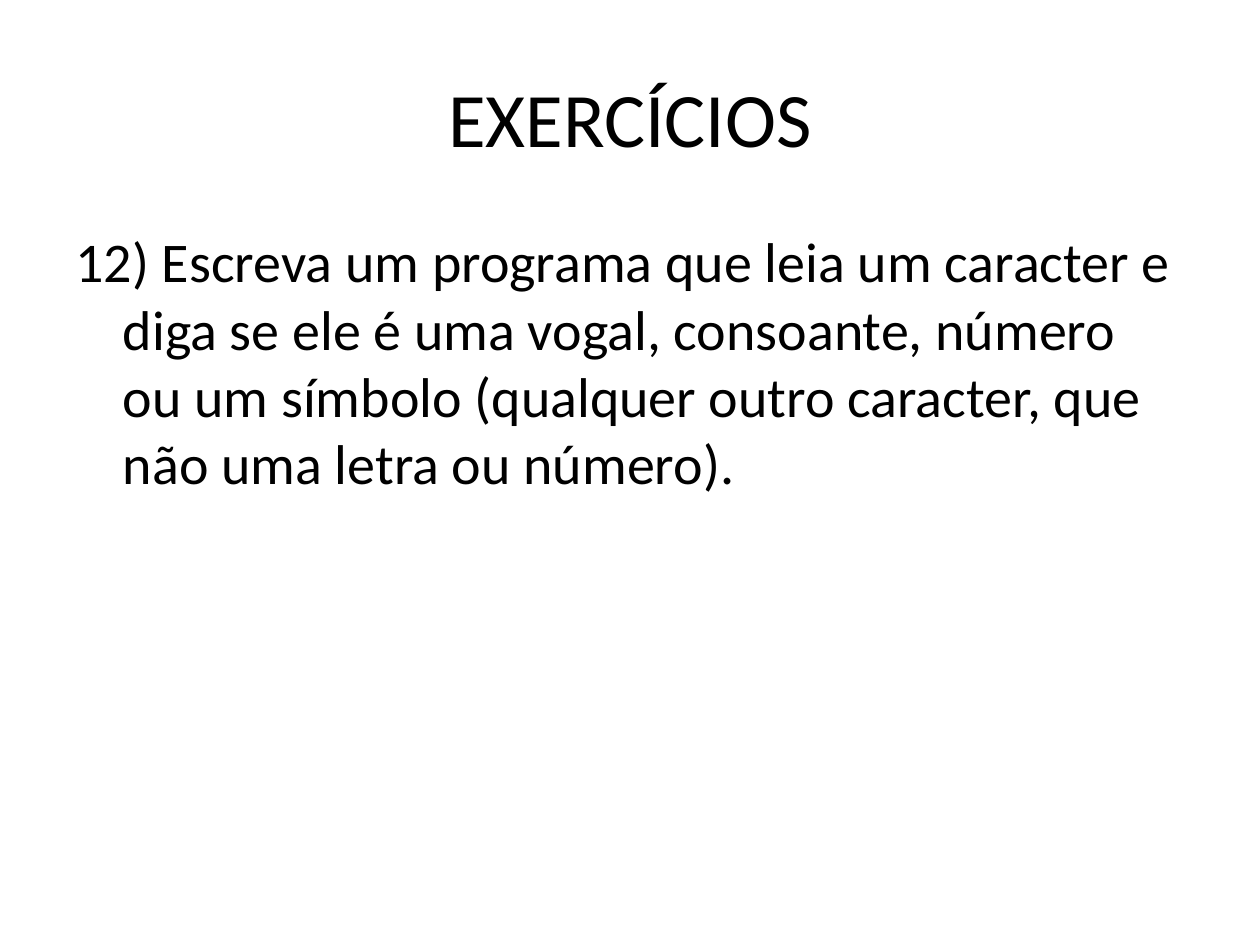
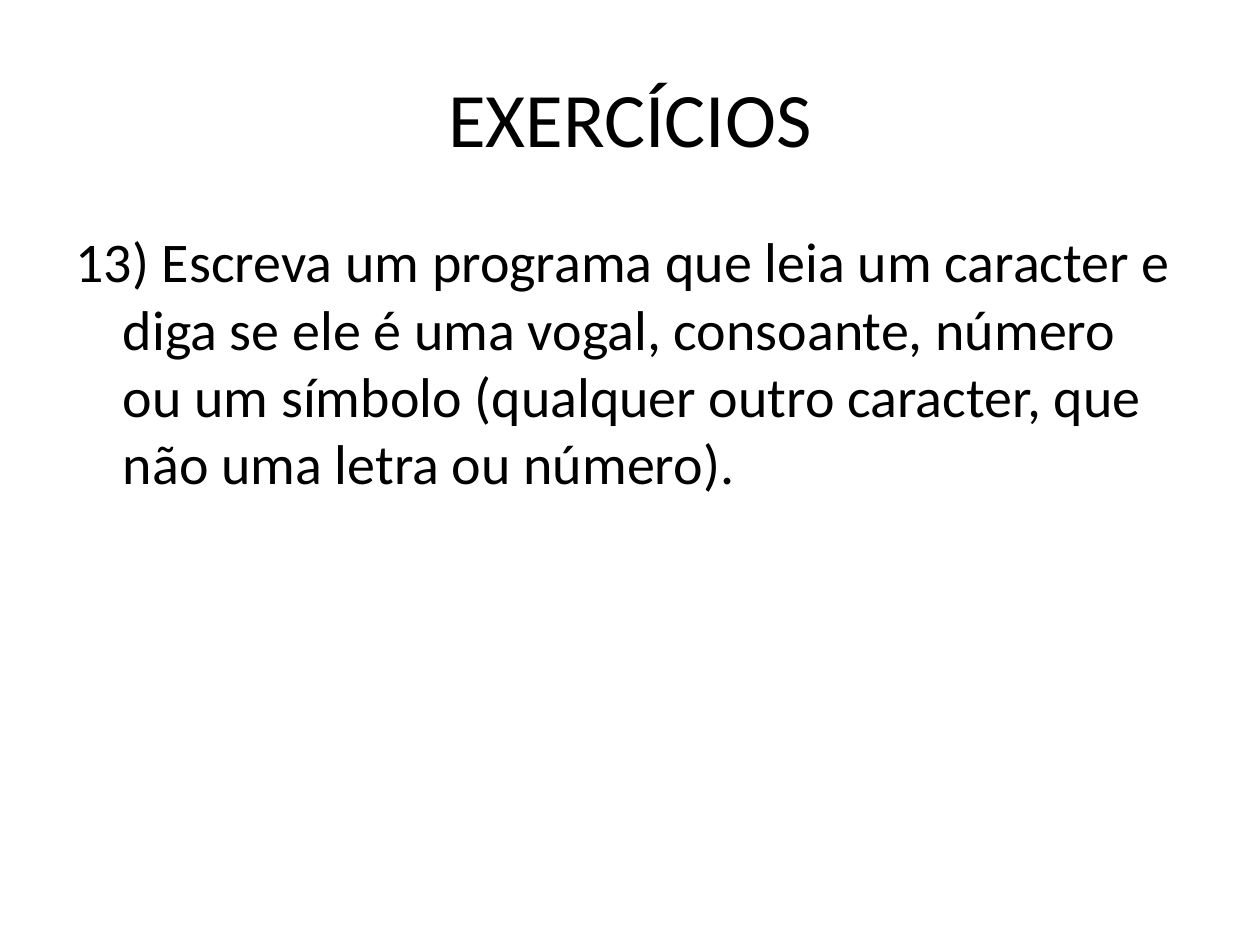
Before and after one commit to ViniciusRodrigues0078/AtividadesVisualG, a slide deck: slide 15 of EXERCÍCIOS_aula_10.pptx. Drawn at 1260x945 pixels with LibreOffice and Linux fonts; fonts in the diff are those of the drawing. Boxes give left, top, right and bottom in pixels: in the first picture for what was removed or moved away, otherwise in the second. Text is boxed around its words. In the diff, an @@ line names an element or a change of style, - is before the commit and + after.

```diff
--- a/EXERCÍCIOS_aula_10.pptx
+++ b/EXERCÍCIOS_aula_10.pptx
@@ text at bbox=[76, 241, 1170, 492]: text changed @@
-12) Escreva um programa que leia um caracter e diga se ele é uma vogal, consoante, número ou um símbolo (qualquer outro caracter, que não uma letra ou número).
+13) Escreva um programa que leia um caracter e diga se ele é uma vogal, consoante, número ou um símbolo (qualquer outro caracter, que não uma letra ou número).
```
Also in this commit, not shown: 8 other slides changed, 1 slide removed, 7 other files.
